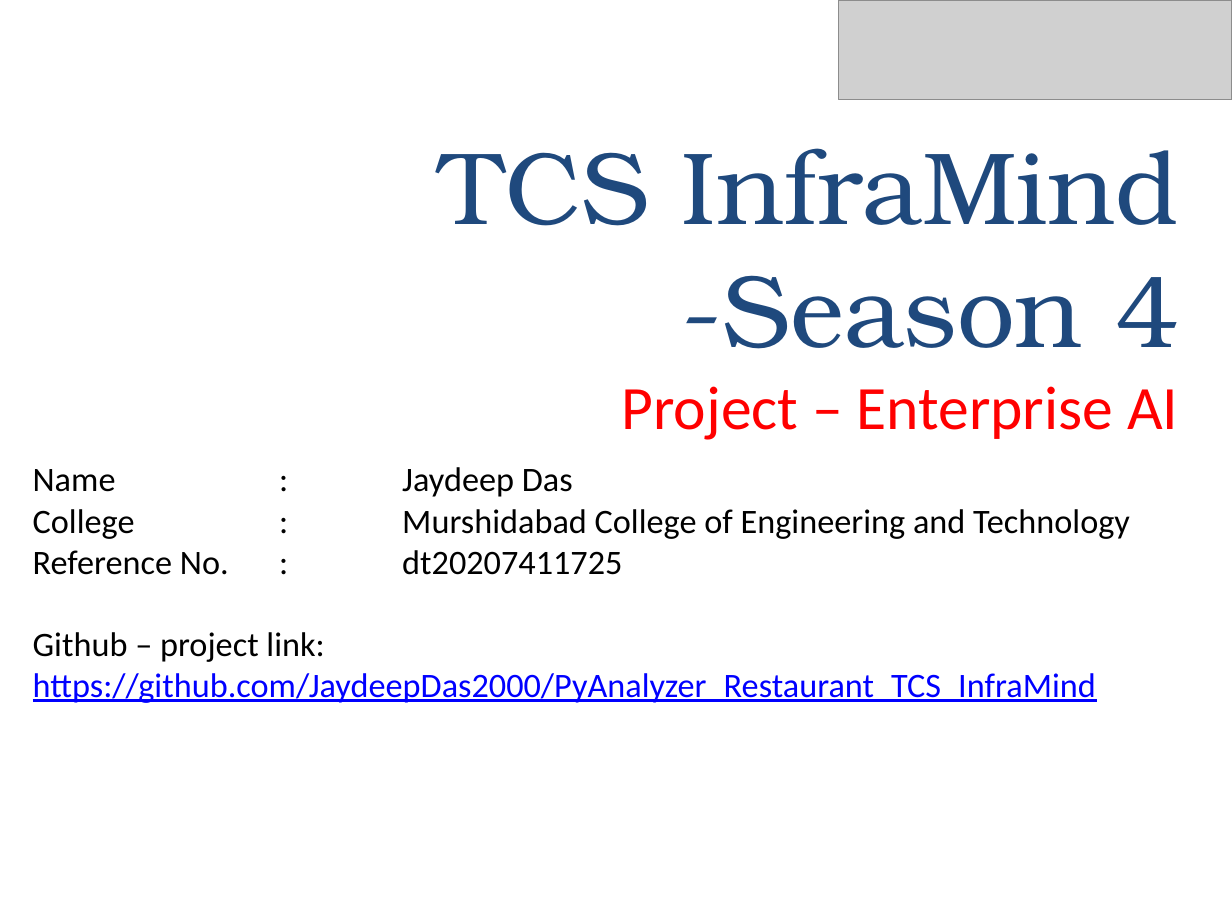
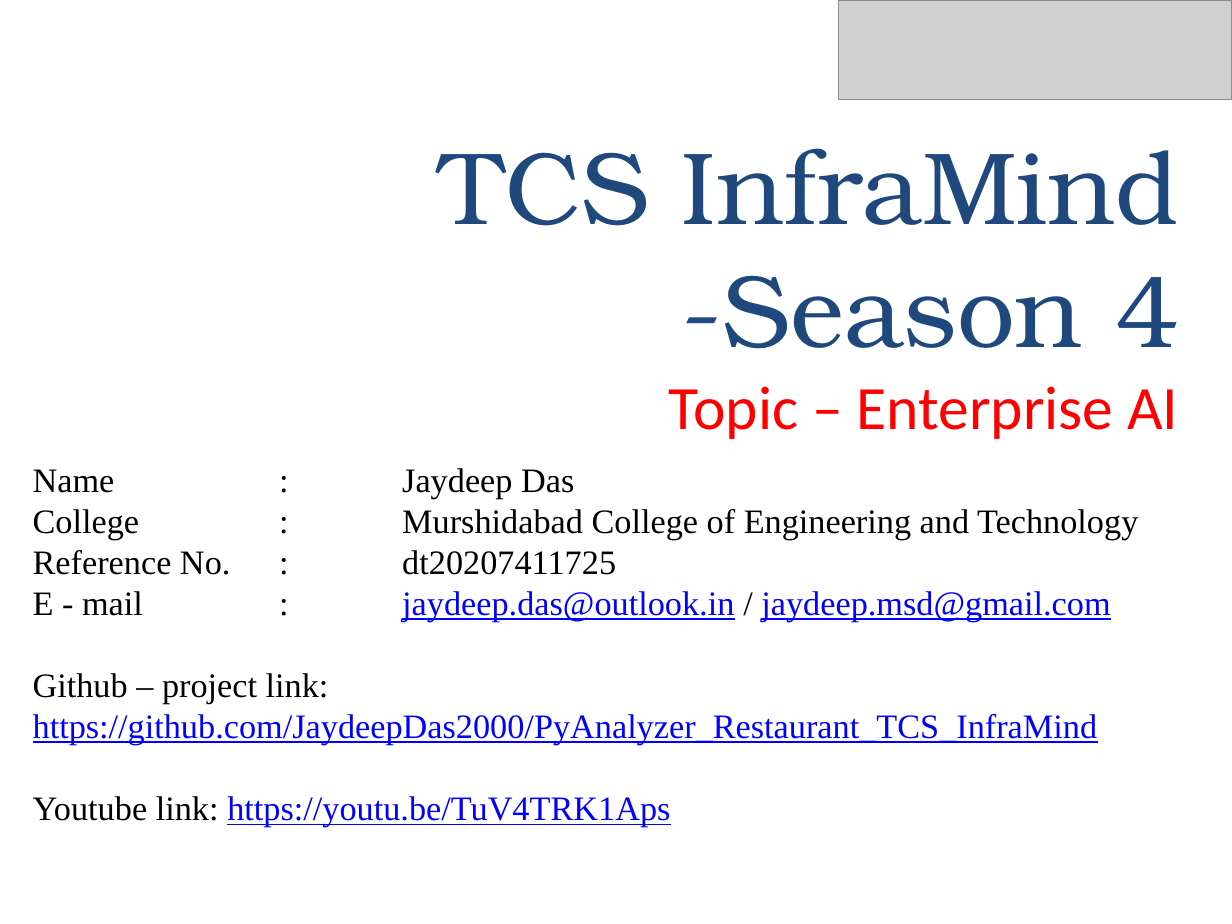
Before and after one commit to JaydeepDas2000/PyAnalyzer_Restaurant_TCS_InfraMind, a slide deck: slide 1 of Presentation.pptx. Drawn at 1232x924 pixels with LibreOffice and Linux fonts; fonts in the diff are those of the drawing; grey boxes stand for pictures. Boxes give left, top, right and bottom in pixels: in the first picture for what was removed or moved away, otherwise in the second. Text is boxed around its words. In the diff, an @@ line names an element or a change of style, - is before the commit and + after.

```diff
--- a/Presentation.pptx
+++ b/Presentation.pptx
@@ text at (669,386,1178,439): text changed @@
-Project – Enterprise AI
+Topic – Enterprise AI
@@ text at (33,468,1138,745): font Calibri to Times New Roman in "Name : Jaydeep Das", "College : Murshidabad College of Engineering and ...", "Reference No. : dt20207411725", "Github – project link: https://github.com/JaydeepDas2000/PyA ..." @@
@@ text at (402,591,1110,622): paragraph added @@
+E - mail : jaydeep.das@outlook.in / jaydeep.msd@gmail.com
@@ text at (33,796,670,827): paragraph added @@
+Youtube link: https://youtu.be/TuV4TRK1Aps
```
Also in this commit, not shown: 1 other slide changed.
